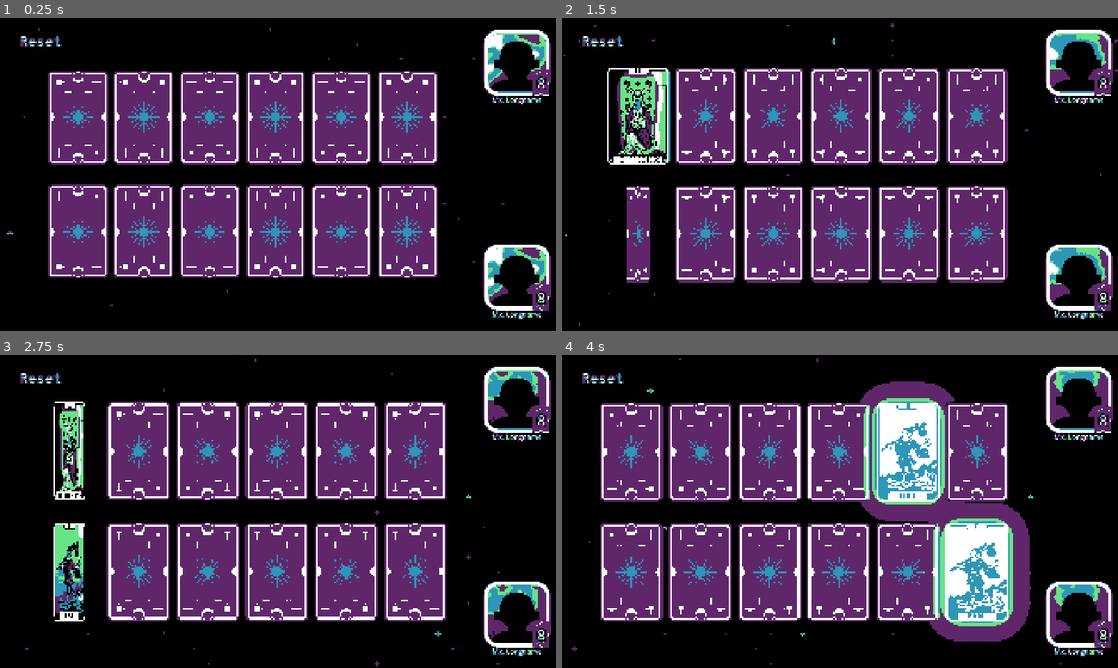
Above: before the commit, frames 1-4 (two rows, left to right).
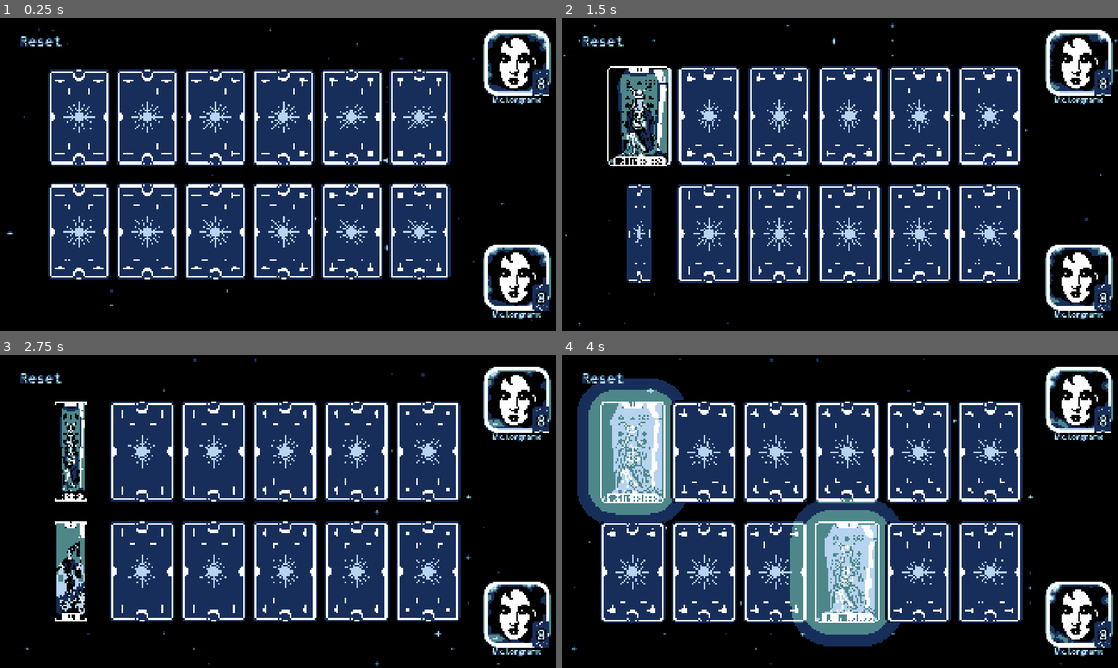
Above: after the commit, the same moments.

Repository: Raisinaut/summer-slow-jam-2026
Game: Godot game, scene res://gameplay/levels/level.tscn
The game is run twice, just before and just after one commit, with the same random seed, the same clock (stepped at 60 frames per second) and the same inputs.
Inputs (mouse positions are in pixels of both pictures, inside the frame that each line leads up to):
- Up to frame 1 (0.25 s): no input
- Up to frame 2 (1.5 s): click (639, 118) at 0.52 s; click (645, 233) at 1.27 s
- Up to frame 3 (2.75 s): move the mouse to (400, 495) at 2.02 s
- Up to frame 4 (4 s): move the mouse to (728, 527) at 2.77 s; move the mouse to (895, 442) at 3.52 s

The runs differ from the first frame. In frame 1, 47% of the frame differs, in the area x 1-100%, y 3-97%; in frame 2, 46%; in frame 3, 46%; in frame 4, 60%, in the area x 1-100%, y 1-99%.

Commit message:
Opponent utlizes card memory + using better portraits sourced from itch.io

Diff:
--- a/automatic_card_swap_idea/godot/gameplay/card_grid/card_grid.gd
+++ b/automatic_card_swap_idea/godot/gameplay/card_grid/card_grid.gd
@@ -4,6 +4,7 @@
 
 signal attempted_match(correct : bool)
 signal lockout_changed(state: bool)
+signal card_flipped(card : Card)
 
 @export_range(0, 1, 1, "or_greater") var columns : int = 4 :
 	set(val): columns = val; check_grid_validity()
@@ -121,7 +122,6 @@
 		#incorrect_match()
 		await incorrect_match()
 	attempted_match.emit(correct)
-	print("match")
 	set_all_cards_interaction_disabled(false)
 
 func correct_match() -> void:
@@ -165,14 +165,15 @@
 		return null
 
 func _on_card_started_flip(card: Card) -> void:
+	if card.face_up: return
 	# only consider cards that are flipping toward face up,
 	# not cards that are starting to flip while already facing up
-	if card.face_up: return
 	if !first_card:
 		first_card = card
 	elif !second_card:
 		second_card = card
 		attempt_match(first_card, second_card)
+	card_flipped.emit(card)
 
 func set_all_cards_interaction_disabled(state : bool) -> void:
 	lockout_changed.emit(state)
--- /dev/null
+++ b/automatic_card_swap_idea/godot/gameplay/interface/components/atlas_texture_selector.gd
@@ -0,0 +1,26 @@
+@tool
+class_name AtlasTextureSelector
+extends TextureRect
+
+@onready var atlas_texture : AtlasTexture = texture
+
+@export var index : int = 0 : set = set_index
+@export var cols : int = 1
+@export var rows : int = 1
+
+func set_index(val) -> void:
+	val = clamp(val, 0, max_index())
+	index = val
+	var col = index % cols
+	var row = (index - col) % rows
+	var cell_coords := Vector2(col, row)
+	atlas_texture.region.position = get_cell_size() * cell_coords
+
+func update_cell_size() -> void:
+	atlas_texture.region.size = atlas_texture.get_size() / Vector2(cols, rows)
+
+func get_cell_size() -> Vector2:
+	return atlas_texture.region.size
+
+func max_index() -> int:
+	return cols * rows - 1
--- a/automatic_card_swap_idea/godot/gameplay/interface/components/player_info.tscn
+++ b/automatic_card_swap_idea/godot/gameplay/interface/components/player_info.tscn
@@ -1,39 +1,53 @@
 [gd_scene format=3 uid="uid://bsy60aj35m02t"]
 
 [ext_resource type="Script" uid="uid://cmj5d2pumvmbs" path="res://gameplay/interface/components/scripts/player_info.gd" id="1_2t1gg"]
-[ext_resource type="Texture2D" uid="uid://1s87du572syk" path="res://assets/textures/portraits/placeholder.png" id="1_p3s06"]
 [ext_resource type="Shader" uid="uid://br2vxdpex88xf" path="res://shaders/noise_border.gdshader" id="2_bmcfc"]
 [ext_resource type="Texture2D" uid="uid://7xbw03vhxpkd" path="res://assets/textures/tarot/front/tarot_back.png" id="2_y7p88"]
+[ext_resource type="Texture2D" uid="uid://dogxsmpqnkiyu" path="res://assets/textures/portraits/Noir-portraits/36x36-bw-portraits-no-background.png" id="3_bmcfc"]
+[ext_resource type="Script" uid="uid://bkb8b00exo61c" path="res://gameplay/interface/components/atlas_texture_selector.gd" id="4_6nm0o"]
 
 [sub_resource type="StyleBoxEmpty" id="StyleBoxEmpty_bjb5o"]
 
 [sub_resource type="StyleBoxEmpty" id="StyleBoxEmpty_37yhw"]
 
 [sub_resource type="FastNoiseLite" id="FastNoiseLite_6nm0o"]
+seed = 1
+frequency = 0.02
+fractal_octaves = 1
 
-[sub_resource type="NoiseTexture2D" id="NoiseTexture2D_bmcfc"]
-width = 100
-height = 100
+[sub_resource type="NoiseTexture2D" id="NoiseTexture2D_6nm0o"]
+width = 256
+height = 256
 noise = SubResource("FastNoiseLite_6nm0o")
 
-[sub_resource type="NoiseTexture2D" id="NoiseTexture2D_6nm0o"]
-width = 100
-height = 100
-noise = SubResource("FastNoiseLite_6nm0o")
+[sub_resource type="FastNoiseLite" id="FastNoiseLite_m1k7l"]
+seed = 1
+frequency = 0.02
+offset = Vector3(-521.74, 369.57, 0)
+fractal_octaves = 1
+
+[sub_resource type="NoiseTexture2D" id="NoiseTexture2D_gy1nr"]
+width = 256
+height = 256
+noise = SubResource("FastNoiseLite_m1k7l")
 
 [sub_resource type="ShaderMaterial" id="ShaderMaterial_bvnae"]
 shader = ExtResource("2_bmcfc")
-shader_parameter/spin_speed = 0.3
-shader_parameter/noise1 = SubResource("NoiseTexture2D_bmcfc")
-shader_parameter/noise2 = SubResource("NoiseTexture2D_6nm0o")
+shader_parameter/spin_speed = 0.2
+shader_parameter/offset1 = 0.0
+shader_parameter/noise1 = SubResource("NoiseTexture2D_6nm0o")
+shader_parameter/noise2 = SubResource("NoiseTexture2D_gy1nr")
+shader_parameter/inner_radius = 0.85
+shader_parameter/outer_radius = 1.0
 
-[sub_resource type="FastNoiseLite" id="FastNoiseLite_37yhw"]
-
-[sub_resource type="NoiseTexture2D" id="NoiseTexture2D_bvnae"]
+[sub_resource type="NoiseTexture2D" id="NoiseTexture2D_bmcfc"]
 width = 256
 height = 256
-noise = SubResource("FastNoiseLite_37yhw")
-seamless = true
+noise = SubResource("FastNoiseLite_6nm0o")
+
+[sub_resource type="AtlasTexture" id="AtlasTexture_scvkp"]
+atlas = ExtResource("3_bmcfc")
+region = Rect2(0, 0, 36, 36)
 
 [sub_resource type="StyleBoxFlat" id="StyleBoxFlat_bvnae"]
 bg_color = Color(0.6, 0.6, 0.6, 0)
@@ -41,6 +55,7 @@
 border_width_top = 15
 border_width_right = 15
 border_width_bottom = 15
+border_color = Color(1, 1, 1, 1)
 corner_radius_top_left = 50
 corner_radius_top_right = 50
 corner_radius_bottom_right = 50
@@ -79,9 +94,11 @@
 theme_override_constants/margin_bottom = 15
 
 [node name="PortraitBack" type="TextureRect" parent="VBoxContainer/PanelContainer/MarginContainer/MarginContainer" unique_id=1700046648]
+unique_name_in_owner = true
+visible = false
 material = SubResource("ShaderMaterial_bvnae")
 layout_mode = 2
-texture = SubResource("NoiseTexture2D_bvnae")
+texture = SubResource("NoiseTexture2D_bmcfc")
 expand_mode = 1
 
 [node name="Portrait" type="TextureRect" parent="VBoxContainer/PanelContainer/MarginContainer/MarginContainer" unique_id=278425359]
@@ -89,9 +106,12 @@
 texture_filter = 1
 custom_minimum_size = Vector2(200, 200)
 layout_mode = 2
-texture = ExtResource("1_p3s06")
+texture = SubResource("AtlasTexture_scvkp")
 expand_mode = 1
 stretch_mode = 5
+script = ExtResource("4_6nm0o")
+cols = 4
+rows = 3
 
 [node name="Frame" type="Panel" parent="VBoxContainer/PanelContainer/MarginContainer" unique_id=1203455745]
 layout_mode = 2
--- a/automatic_card_swap_idea/godot/gameplay/interface/components/scripts/player_info.gd
+++ b/automatic_card_swap_idea/godot/gameplay/interface/components/scripts/player_info.gd
@@ -6,6 +6,10 @@
 
 @onready var portrait: TextureRect = %Portrait
 @onready var name_label: Label = %NameLabel
+@onready var portrait_back: TextureRect = %PortraitBack
+
+func _ready() -> void:
+	portrait_back.visible = true # hidden in editor to avoid rendering shader
 
 func set_portrait_texture(val) -> void:
 	portrait_texture = val
--- a/automatic_card_swap_idea/godot/gameplay/levels/level.tscn
+++ b/automatic_card_swap_idea/godot/gameplay/levels/level.tscn
@@ -13,7 +13,7 @@
 [ext_resource type="Texture2D" uid="uid://cljngxm14hkso" path="res://assets/textures/tarot/front/tarot_1.png" id="8_u1phi"]
 [ext_resource type="Texture2D" uid="uid://bcqgrelbghla" path="res://assets/textures/tarot/front/00.png" id="9_c6mru"]
 [ext_resource type="Shader" uid="uid://bf4fahpf537ou" path="res://shaders/palette_adapt.gdshader" id="9_x3pin"]
-[ext_resource type="Texture2D" uid="uid://bx5pi67tf2sew" path="res://assets/textures/palettes/palettes7.png" id="13_wadyn"]
+[ext_resource type="Texture2D" uid="uid://baqney5r6n4g3" path="res://assets/textures/palettes/palettes6.png" id="14_5mggc"]
 
 [sub_resource type="CanvasItemMaterial" id="CanvasItemMaterial_rkly2"]
 particles_animation = true
@@ -43,7 +43,7 @@
 
 [sub_resource type="ShaderMaterial" id="ShaderMaterial_bvnae"]
 shader = ExtResource("9_x3pin")
-shader_parameter/palette = ExtResource("13_wadyn")
+shader_parameter/palette = ExtResource("14_5mggc")
 
 [node name="level" type="Node2D" unique_id=981335232]
 script = ExtResource("1_35olu")
@@ -149,7 +149,7 @@
 unique_name_in_owner = true
 offset_left = 156.0
 offset_top = 145.0
-offset_right = 1520.0
+offset_right = 1567.0
 offset_bottom = 935.0
 columns = 6
 rows = 2
--- a/automatic_card_swap_idea/godot/gameplay/opponent/opponent.gd
+++ b/automatic_card_swap_idea/godot/gameplay/opponent/opponent.gd
@@ -7,8 +7,64 @@
 
 var can_play : bool = false
 var card_memory : Array[Card] = []
+var memory_turn_lifetime : int = 2
 
+func _ready() -> void:
+	card_grid.card_flipped.connect(_on_card_grid_card_flipped)
+
+## Plays any found match in order of discovery [br]
+## or attempts to make a spontaneous match with [br]
+## an already known card and an unknown card.
 func play() -> void:
-	var random_selection = card_grid.get_random_cards(2)
-	for i : Card in random_selection:
+	print("Opponent turn started.")
+	# Attempt to find match
+	var selection : Array[Card] = get_known_match()
+	if selection.is_empty():
+		print("No match known in memory.")
+		selection.append(select_unknown_card())
+		var memory_match : Card = find_memory_match(selection[0])
+		if memory_match:
+			print("Unknown card matches one in memory.")
+			selection.append(memory_match)
+		else:
+			print("Unknown card doesn't match any in memory. Checking another.")
+			var c = select_unknown_card()
+			selection.append(c)
+	else:
+		print("Match is known in memory.")
+	for i : Card in selection:
 		await i.flip()
+	print()
+
+func get_known_match() -> Array[Card]:
+	for i in card_memory:
+		for j in card_memory:
+			if i != j:
+				if i.data.front == j.data.front:
+					return [i, j]
+	return []
+
+func select_unknown_card() -> Card:
+	# Remove known cards from selection pool
+	var active_cards = card_grid.active_cards.duplicate(true)
+	for card in card_memory:
+		active_cards.erase(card)
+	if active_cards.size() == 0:
+		push_error("Could not select unkown card. All active cards are known.")
+		return null
+	active_cards.shuffle()
+	return active_cards[0]
+
+func find_memory_match(card : Card) -> Card:
+	if card == null: return null
+	for i : Card in card_memory:
+		if i.data.front == card.data.front:
+			return i
+	return null
+
+func _on_card_grid_card_flipped(card : Card) -> void:
+	# add card to memory
+	if not card_memory.has(card):
+		# connect match signal to disregard in future consideration
+		card.just_matched.connect(card_memory.erase.bind(card))
+		card_memory.append(card)
--- a/automatic_card_swap_idea/godot/shaders/noise_border.gdshader
+++ b/automatic_card_swap_idea/godot/shaders/noise_border.gdshader
@@ -1,8 +1,12 @@
 shader_type canvas_item;
 
 uniform float spin_speed = 0.0;
+uniform float offset1 = 0.0;
 uniform sampler2D noise1;
 uniform sampler2D noise2;
+
+uniform float inner_radius = 0.0;
+uniform float outer_radius = 1.0;
 
 vec2 scale(vec2 uv, vec2 center, vec2 amount) {
     uv -= center;
@@ -28,11 +32,20 @@
 
 void fragment() {
 	float spin_amount = TIME * spin_speed;
+	vec2 scroll_uv = UV + vec2(0.1, 0.0) * TIME;
 	vec2 zoom_uv = scale(UV, vec2(0.5), vec2(0.5, 0.5));
-	vec2 spin_uv1 = rotate(zoom_uv, vec2(0.5), spin_amount);
+	vec2 spin_uv1 = rotate(zoom_uv, vec2(0.5), spin_amount + offset1);
 	vec2 spin_uv2 = rotate(zoom_uv, vec2(0.5), -spin_amount);
 	float texture_color1 = texture(noise1, spin_uv1).r;
 	float texture_color2 = texture(noise2, spin_uv2).r;
-	float energy = texture_color1 * texture_color2;
+	float texture_color3 = texture(TEXTURE, UV).r;
+	float energy = texture_color1 * texture_color2 * texture_color3;
+
+	float x = abs(UV.r-.5)*2.0;
+	float y = abs(UV.g-.5)*2.0;
+	float q = 1.0-(1.0-sqrt(x*x+y*y)/outer_radius)/(1.0-inner_radius);
+	energy *= q;
+
 	COLOR = vec4(energy, energy, energy, 1.0);
+
 }
Binary file added: automatic_card_swap_idea/godot/assets/textures/portraits/Noir-portraits/36x36-bw-portraits-no-background.png
Not shown, added: automatic_card_swap_idea/godot/assets/textures/portraits/Noir-portraits/36x36-bw-portraits-no-background.png.import
Binary file added: automatic_card_swap_idea/godot/assets/textures/portraits/Noir-portraits/36x36-bw-portraits.aseprite
Binary file added: automatic_card_swap_idea/godot/assets/textures/portraits/Noir-portraits/36x36-bw-portraits.png
Not shown, added: automatic_card_swap_idea/godot/assets/textures/portraits/Noir-portraits/36x36-bw-portraits.png.import
Not shown, added: automatic_card_swap_idea/godot/gameplay/interface/components/atlas_texture_selector.gd.uid
